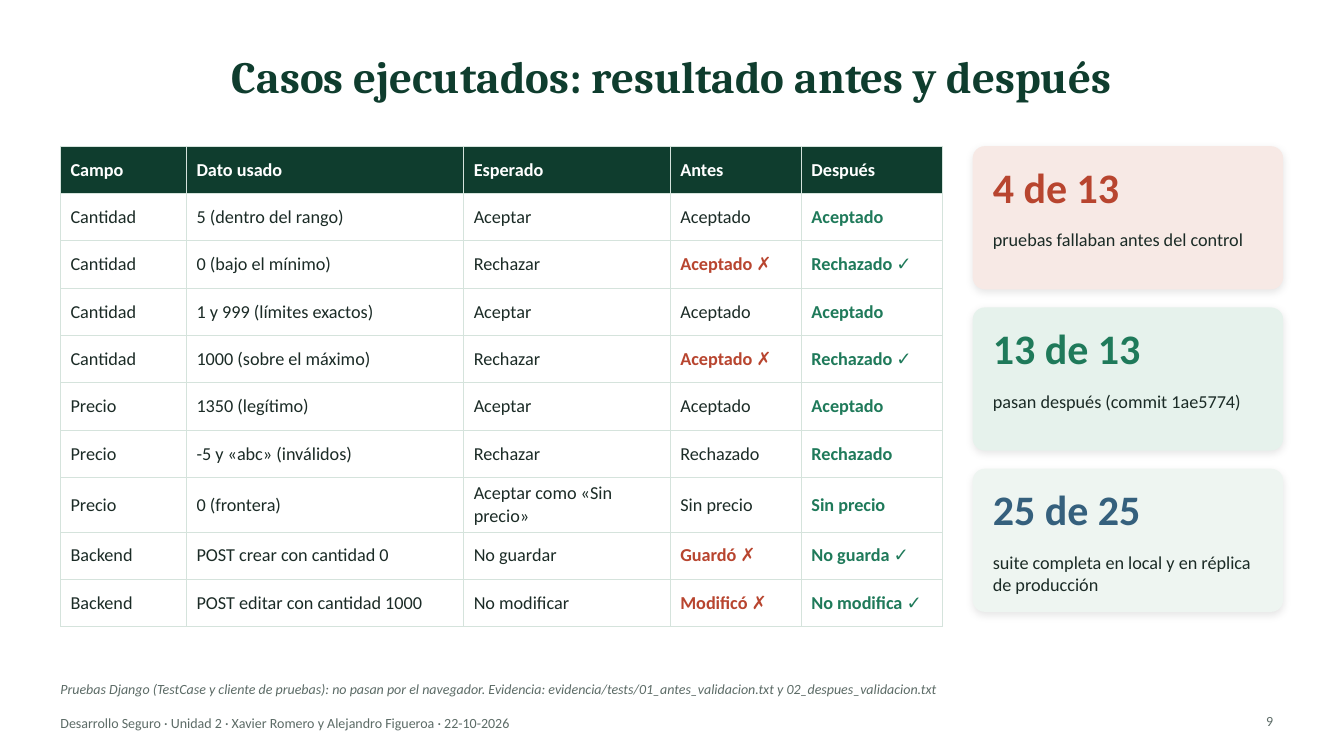
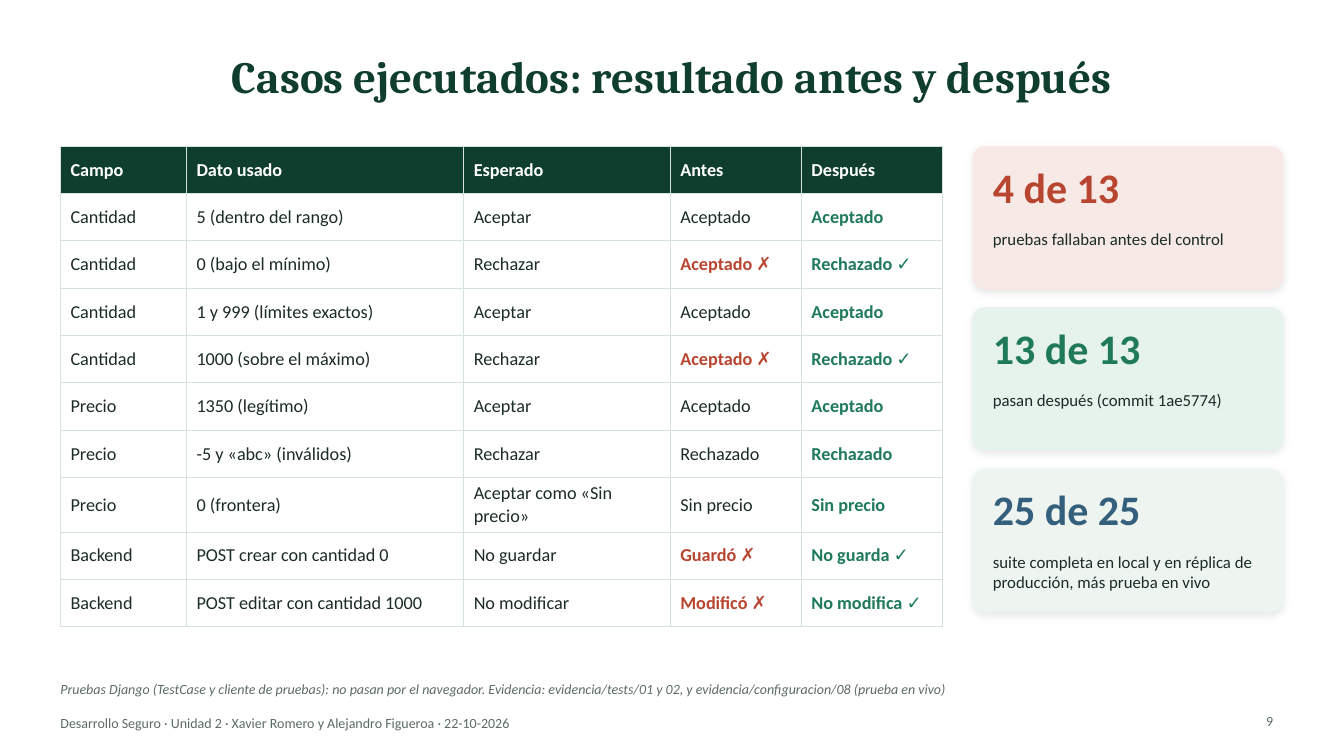
Before and after one commit to xaviiromf/desarrollo-seguro-10-09, a slide deck: slide 9 of evaluacion_u2/Presentacion_U2_Desarrollo_Seguro.pptx. Drawn at 1344x756 pixels with LibreOffice and Linux fonts; fonts in the diff are those of the drawing. Boxes give left, top, right and bottom in pixels: in the first picture for what was removed or moved away, otherwise in the second. Text is boxed around its words. In the diff, an @@ line names an element or a change of style, - is before the commit and + after.

```diff
--- a/evaluacion_u2/Presentacion_U2_Desarrollo_Seguro.pptx
+++ b/evaluacion_u2/Presentacion_U2_Desarrollo_Seguro.pptx
@@ text "pruebas fallaban antes del control" at (993,233,1223,248): size 13 to 12 pt @@
@@ text "pasan después (commit 1ae5774)" at (993,394,1222,409): size 13 to 12 pt @@
@@ text at (993,556,1252,591): text changed; size 13 to 12 pt @@
-suite completa en local y en réplica de producción
+suite completa en local y en réplica de producción, más prueba en vivo
@@ text at (60,684,945,697): text changed @@
-Pruebas Django (TestCase y cliente de pruebas): no pasan por el navegador. Evidencia: evidencia/tests/01_antes_validacion.txt y 02_despues_validacion.txt
+Pruebas Django (TestCase y cliente de pruebas): no pasan por el navegador. Evidencia: evidencia/tests/01 y 02, y evidencia/configuracion/08 (prueba en vivo)
```
Also in this commit, not shown: 12 other slides changed, 10 other files.
